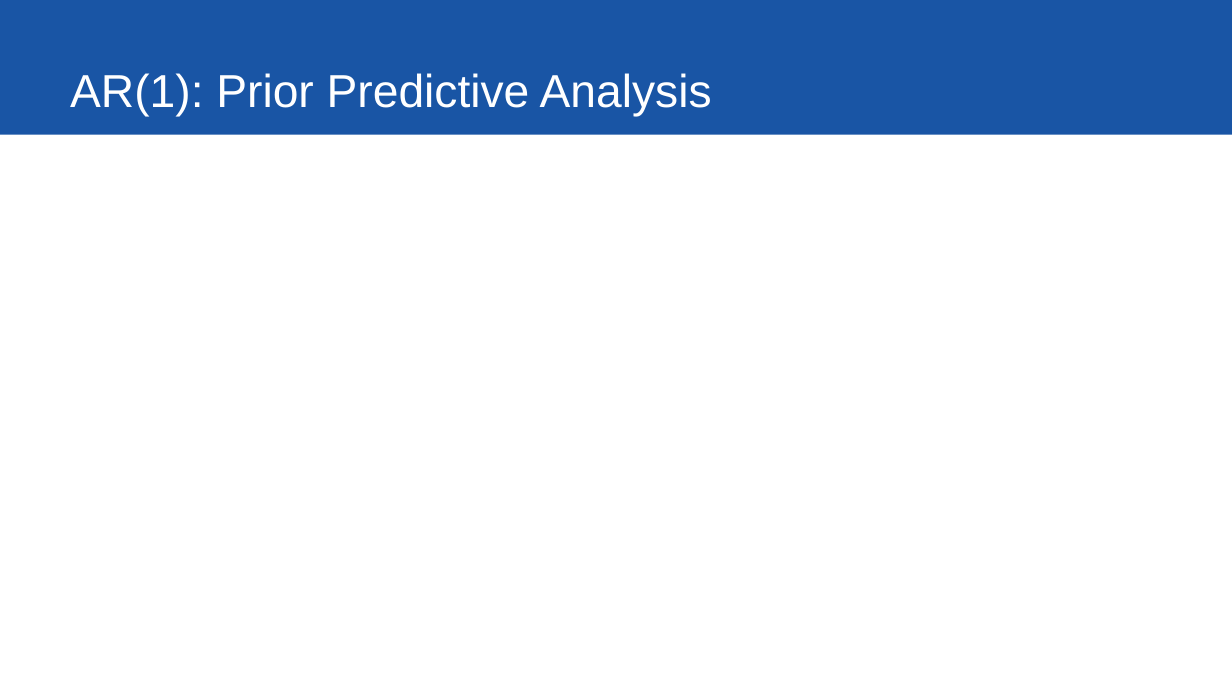
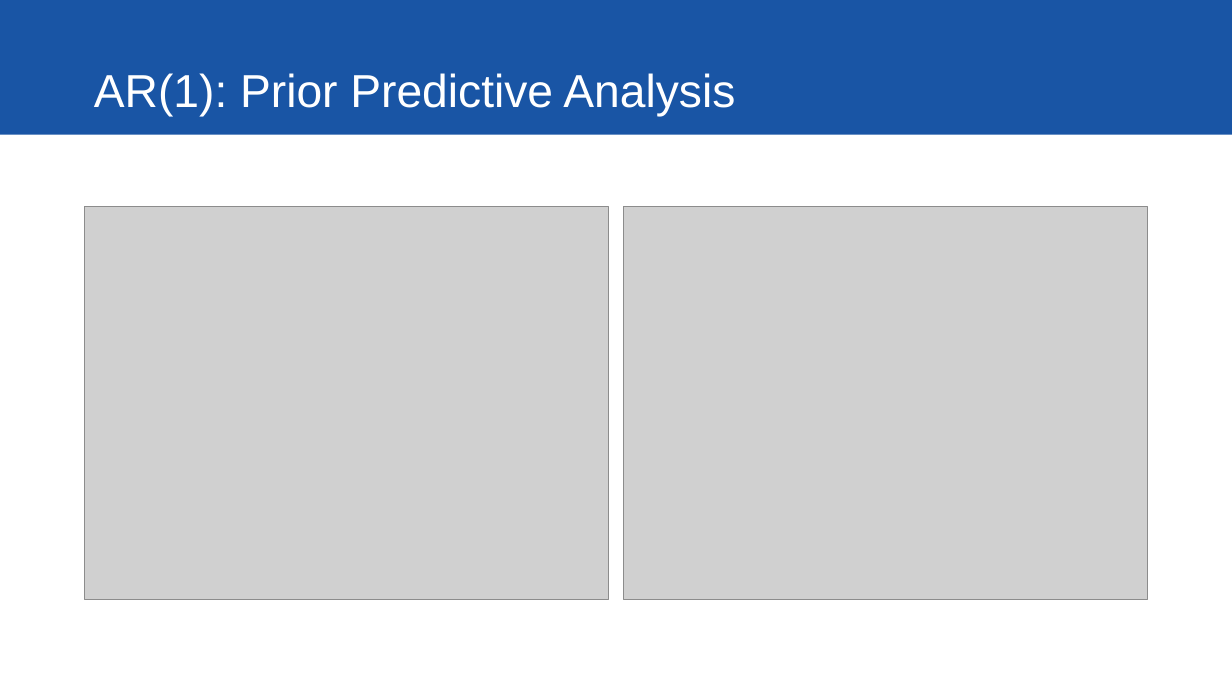
Before and after one commit to ybryan/stat685_distracted_driving, a slide deck: slide 9 of src/presentation/final_presentation.pptx (slide 10 before the commit). Drawn at 1232x693 pixels with LibreOffice and Linux fonts; fonts in the diff are those of the drawing; grey boxes stand for pictures. Boxes give left, top, right and bottom in pixels: in the first picture for what was removed or moved away, otherwise in the second. Text is boxed around its words. In the diff, an @@ line names an element or a change of style, - is before the commit and + after.

```diff
--- a/src/presentation/final_presentation.pptx
+++ b/src/presentation/final_presentation.pptx
@@ title "AR(1): Prior Predictive Analysis": place and size @@
-title "AR(1): Prior Predictive Analysis" at [70,73,712,117]
+title "AR(1): Prior Predictive Analysis" at [94,73,735,117]
@@ picture added at [85,207,609,600] @@
@@ picture added at [624,207,1148,600] @@
```
Also in this commit, not shown: 7 other slides changed, 8 slides added, 1 slide removed, 4 other files.
